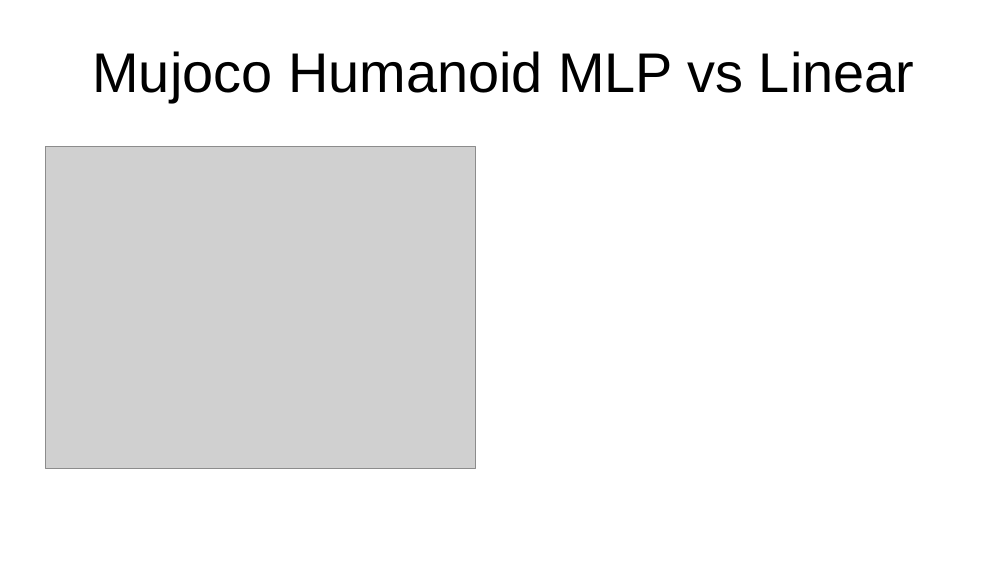
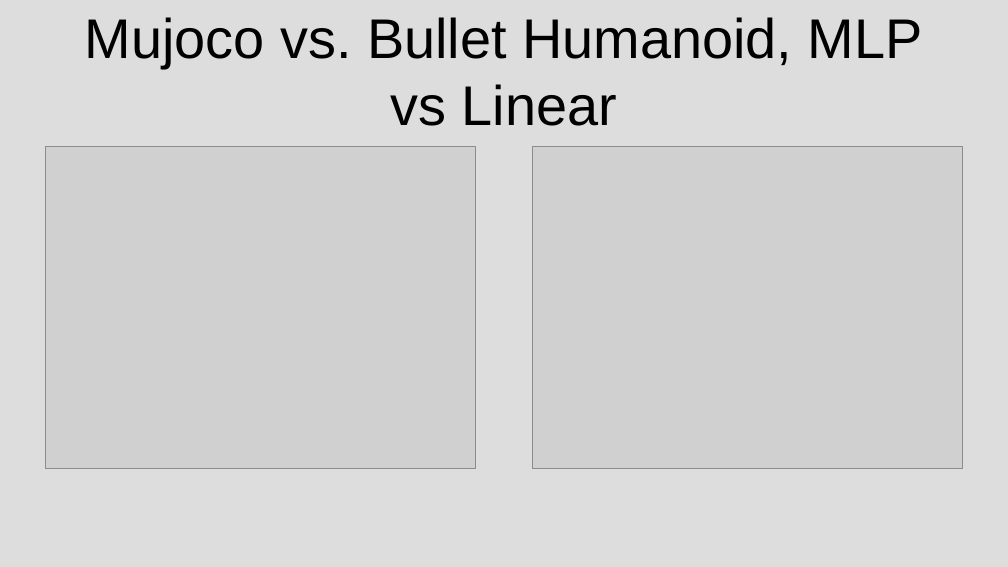
Before and after one commit to sgillen/seagul, a slide deck: slide 23 of seagul/rllib/rllib_with_rbf/Temporary_Results.pptx (slide 17 before the commit). Drawn at 1008x567 pixels with LibreOffice and Linux fonts; fonts in the diff are those of the drawing; grey boxes stand for pictures. Boxes give left, top, right and bottom in pixels: in the first picture for what was removed or moved away, otherwise in the second. Text is boxed around its words. In the diff, an @@ line names an element or a change of style, - is before the commit and + after.

```diff
--- a/seagul/rllib/rllib_with_rbf/Temporary_Results.pptx
+++ b/seagul/rllib/rllib_with_rbf/Temporary_Results.pptx
@@ background #FFFFFF to #BFBFBF at 53% opacity @@
@@ title at <box>85,17,923,126</box>: text changed @@
-Mujoco Humanoid MLP vs Linear
+Mujoco vs. Bullet Humanoid, MLP vs Linear
@@ picture added at <box>532,146,962,468</box> @@
```
Also in this commit, not shown: 17 other slides changed, 7 slides added, 1 slide removed.
